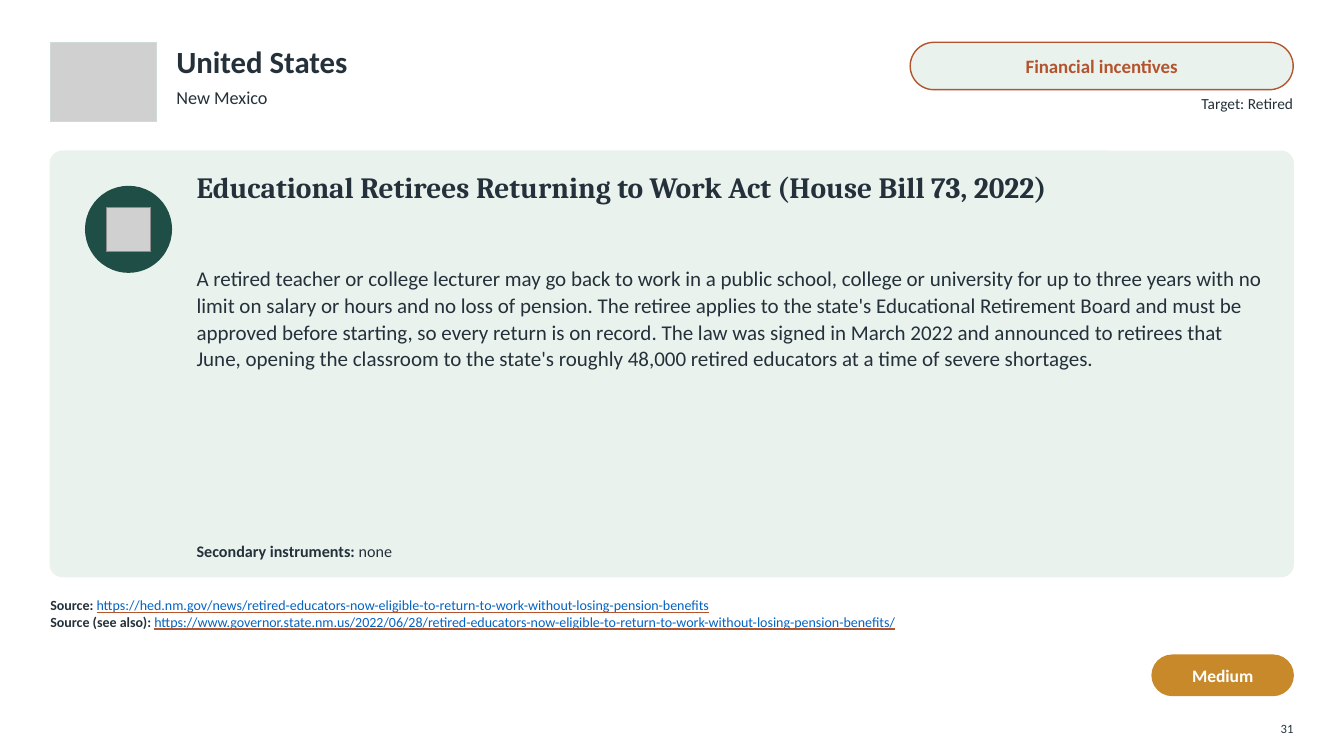
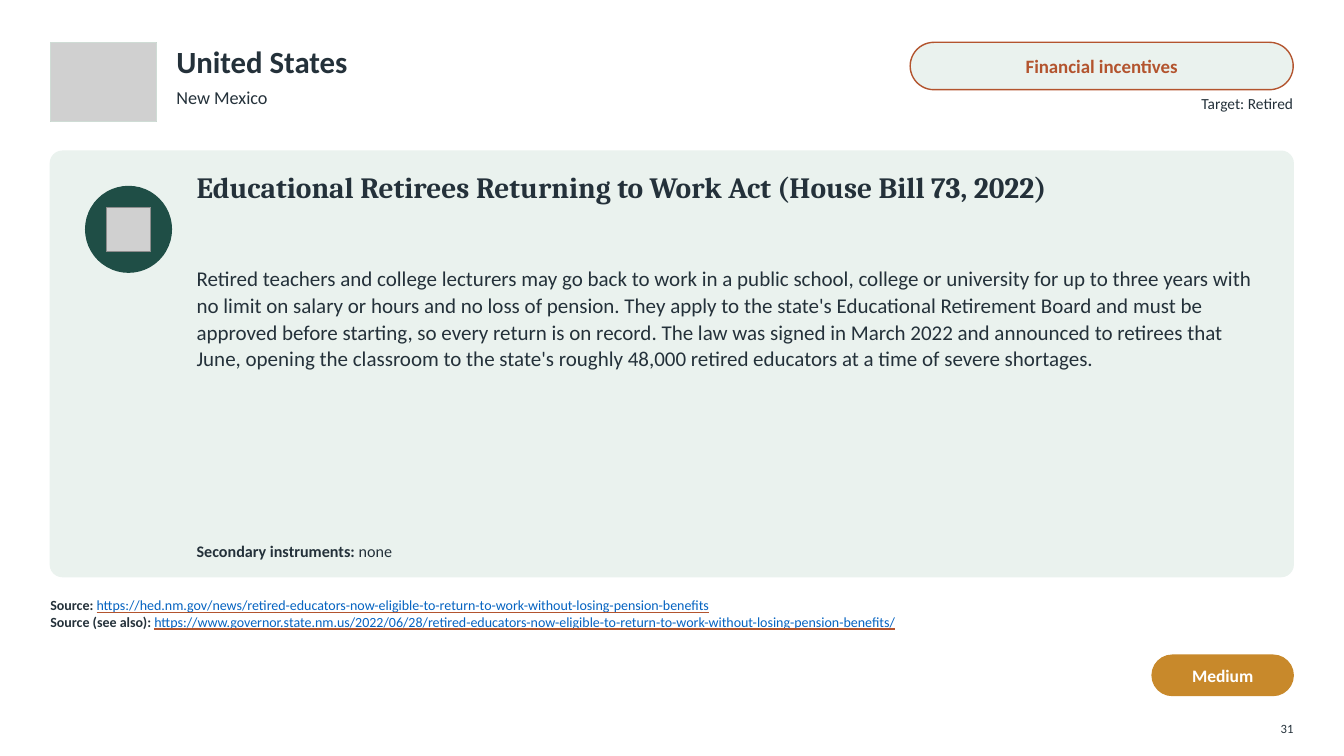
Before and after one commit to jedr1-ship-it/Alternative-Pathways----Quant, a slide deck: slide 31 of policies/Re-attracting_Former_Teachers.pptx. Drawn at 1344x756 pixels with LibreOffice and Linux fonts; fonts in the diff are those of the drawing; grey boxes stand for pictures. Boxes give left, top, right and bottom in pixels: in the first picture for what was removed or moved away, otherwise in the second. Text is boxed around its words. In the diff, an @@ line names an element or a change of style, - is before the commit and + after.

```diff
--- a/policies/Re-attracting_Former_Teachers.pptx
+++ b/policies/Re-attracting_Former_Teachers.pptx
@@ text at box(197, 271, 1251, 370): text changed @@
-A retired teacher or college lecturer may go back to work in a public school, college or university for up to three years with no limit on salary or hours and no loss of pension. The retiree applies to the state's Educational Retirement Board and must be approved before starting, so every return is on record. The law was signed in March 2022 and announced to retirees that June, opening the classroom to the state's roughly 48,000 retired educators at a time of severe shortages.
+Retired teachers and college lecturers may go back to work in a public school, college or university for up to three years with no limit on salary or hours and no loss of pension. They apply to the state's Educational Retirement Board and must be approved before starting, so every return is on record. The law was signed in March 2022 and announced to retirees that June, opening the classroom to the state's roughly 48,000 retired educators at a time of severe shortages.
```
Also in this commit, not shown: 12 other slides changed, 2 other files.
